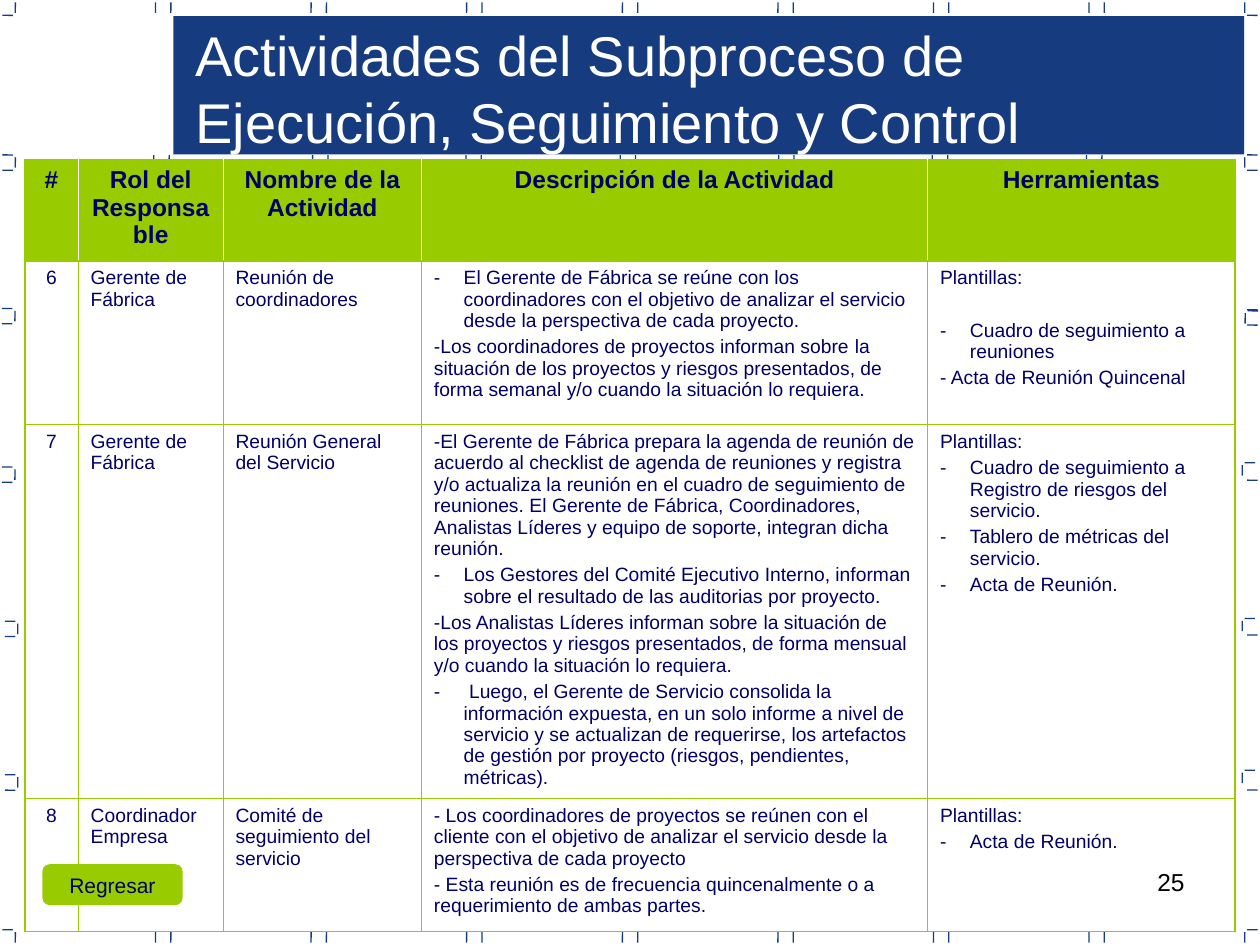
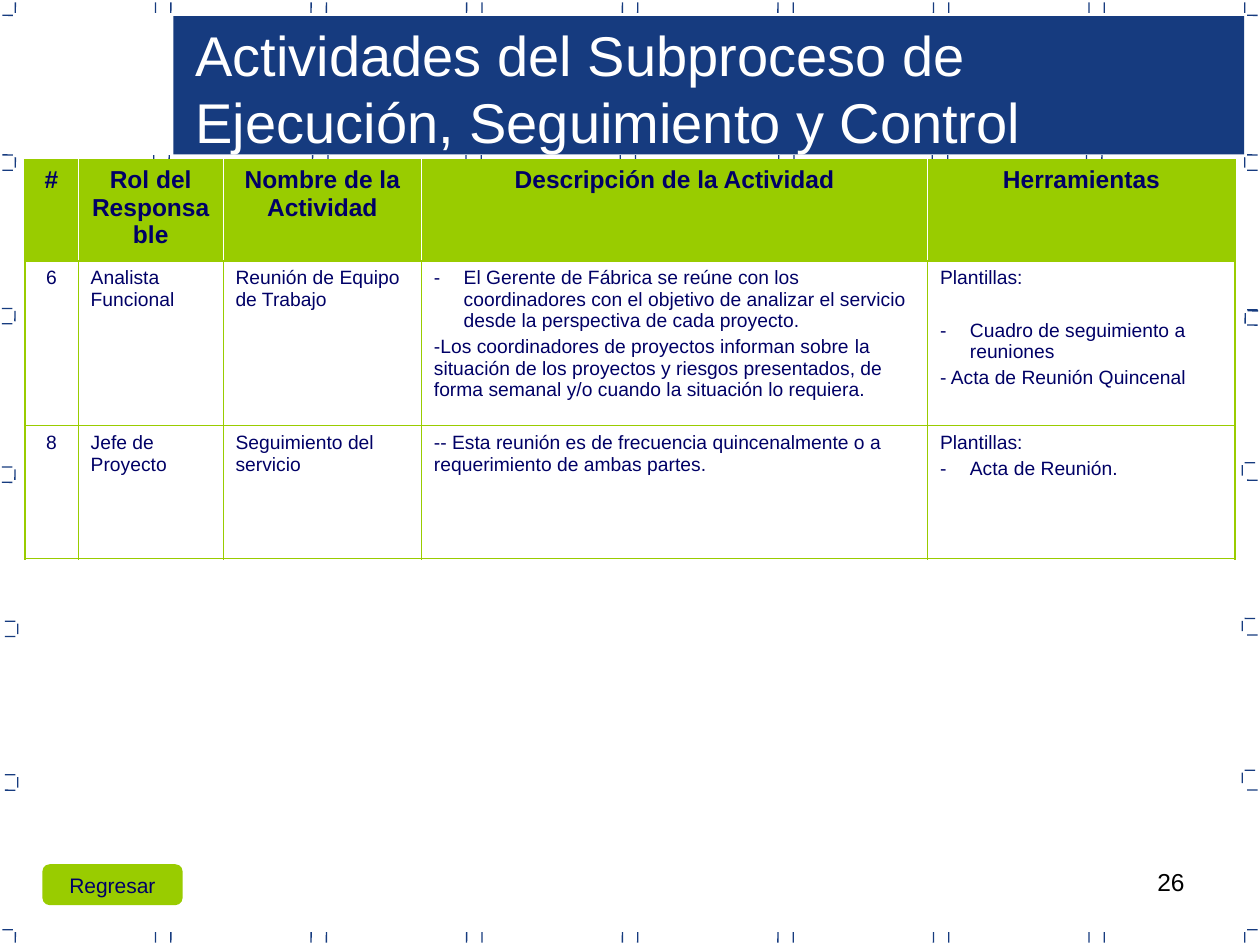
Before and after one commit to lowrider80/UTP-GPS-ALARM, a slide deck: slide 26 of Area_de_Proceso-_PP-PMC/PGPROY_V1.0_2015.ppt (slide 25 before the commit). Drawn at 1260x945 pixels with LibreOffice and Linux fonts; fonts in the diff are those of the drawing. Boxes give left, top, right and bottom in pixels: in the first picture for what was removed or moved away, otherwise in the second. Text is boxed around its words. In the diff, an @@ line names an element or a change of style, - is before the commit and + after.

```diff
--- a/Area_de_Proceso-_PP-PMC/PGPROY_V1.0_2015.ppt
+++ b/Area_de_Proceso-_PP-PMC/PGPROY_V1.0_2015.ppt
@@ table at [25, 160, 1236, 558] @@
-row 2: 6 | Gerente de Fábrica | Reunión de coordinadores | El Gerente de Fábrica se reúne con los coordinadores con el objetivo de analizar el servicio desde la perspectiva de cada proyecto. / -Los coordinadores de proyectos informan sobre la situación de los proyectos y riesgos presentados, de forma semanal y/o cuando la situación lo requiera. | Plantillas: / Cuadro de seguimiento a reuniones / - Acta de Reunión Quincenal
-row 3: 7 | Gerente de Fábrica | Reunión General del Servicio | -El Gerente de Fábrica prepara la agenda de reunión de acuerdo al checklist de agenda de reuniones y registra y/o actualiza la reunión en el cuadro de seguimiento de reuniones. El Gerente de Fábrica, Coordinadores, Analistas Líderes y equipo de soporte, integran dicha reunión. / Los Gestores del Comité Ejecutivo Interno, informan sobre el resultado de las auditorias por proyecto. / -Los Analistas Líderes informan sobre la situación de los proyectos y riesgos presentados, de forma mensual y/o cuando la situación lo requiera. / Luego, el Gerente de Servicio consolida la información expuesta, en un solo informe a nivel de servicio y se actualizan de requerirse, los artefactos de gestión por proyecto (riesgos, pendientes, métricas). | Plantillas: / Cuadro de seguimiento a Registro de riesgos del servicio. / Tablero de métricas del servicio. / Acta de Reunión.
-row 4: 8 | Coordinador Empresa | Comité de seguimiento del servicio | - Los coordinadores de proyectos se reúnen con el cliente con el objetivo de analizar el servicio desde la perspectiva de cada proyecto / - Esta reunión es de frecuencia quincenalmente o a requerimiento de ambas partes. | Plantillas: / Acta de Reunión.
+row 2: 6 | Analista Funcional | Reunión de Equipo de Trabajo | El Gerente de Fábrica se reúne con los coordinadores con el objetivo de analizar el servicio desde la perspectiva de cada proyecto. / -Los coordinadores de proyectos informan sobre la situación de los proyectos y riesgos presentados, de forma semanal y/o cuando la situación lo requiera. | Plantillas: / Cuadro de seguimiento a reuniones / - Acta de Reunión Quincenal
+row 3: 8 | Jefe de Proyecto | Seguimiento del servicio | -- Esta reunión es de frecuencia quincenalmente o a requerimiento de ambas partes. | Plantillas: / Acta de Reunión.
@@ page number at [1157, 874, 1184, 892]: text changed @@
-25
+26
```
Also in this commit, not shown: 19 other slides changed, 1 slide added.
